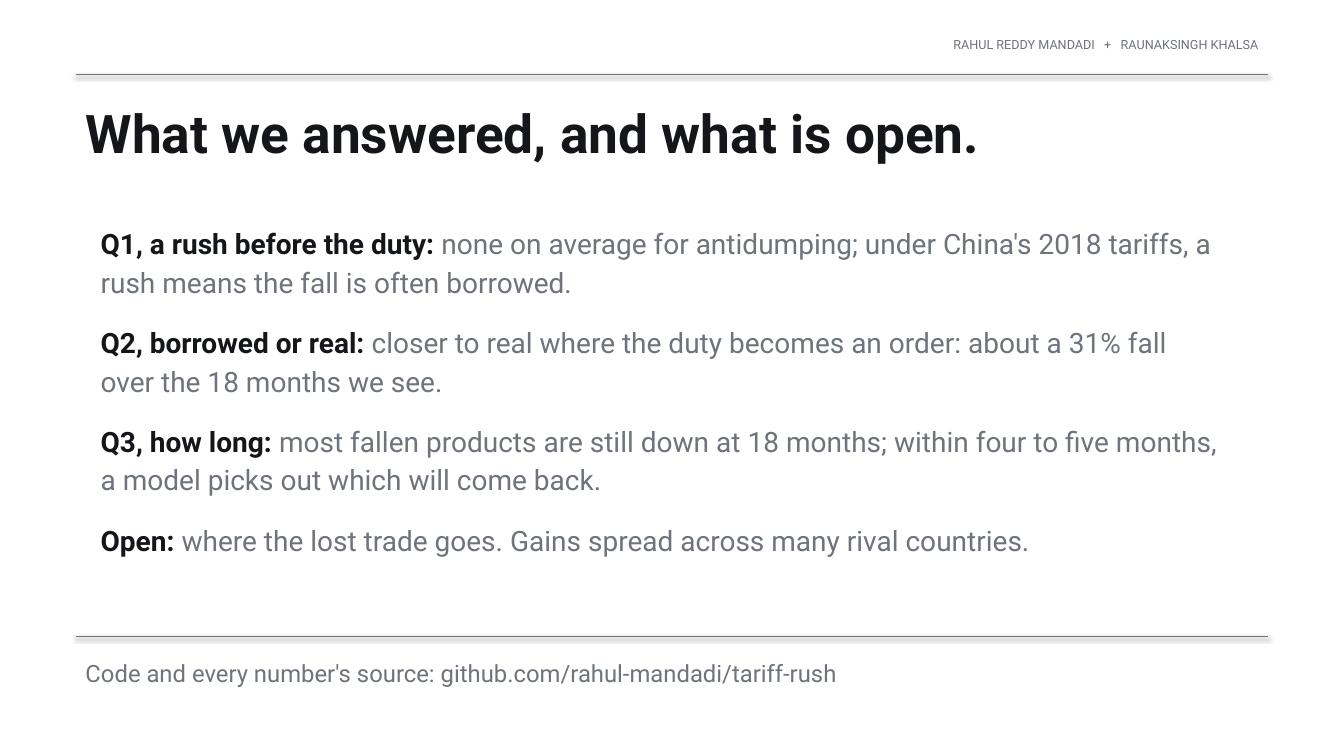
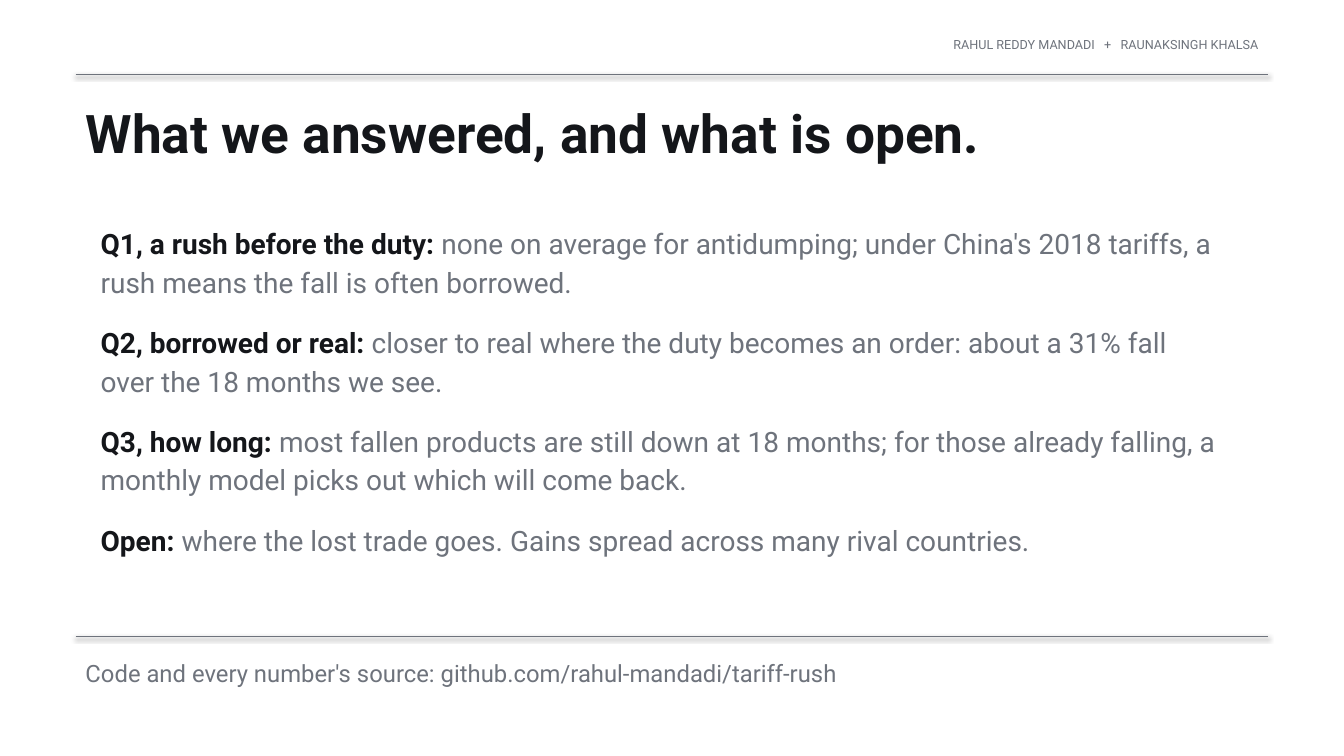
Before and after one commit to rahul-mandadi/tariff-rush, a slide deck: slide 16 of slides/Mandadi_Khalsa_Final_Presentation.pptx. Drawn at 1344x756 pixels with LibreOffice and Linux fonts; fonts in the diff are those of the drawing. Boxes give left, top, right and bottom in pixels: in the first picture for what was removed or moved away, otherwise in the second. Text is boxed around its words. In the diff, an @@ line names an element or a change of style, - is before the commit and + after.

```diff
--- a/slides/Mandadi_Khalsa_Final_Presentation.pptx
+++ b/slides/Mandadi_Khalsa_Final_Presentation.pptx
@@ text at (x1=101, y1=431, x2=1215, y2=496): text changed @@
-Q3, how long: most fallen products are still down at 18 months; within four to five months, a model picks out which will come back.
+Q3, how long: most fallen products are still down at 18 months; for those already falling, a monthly model picks out which will come back.
```
Also in this commit, not shown: 5 other slides changed, 16 other files.
